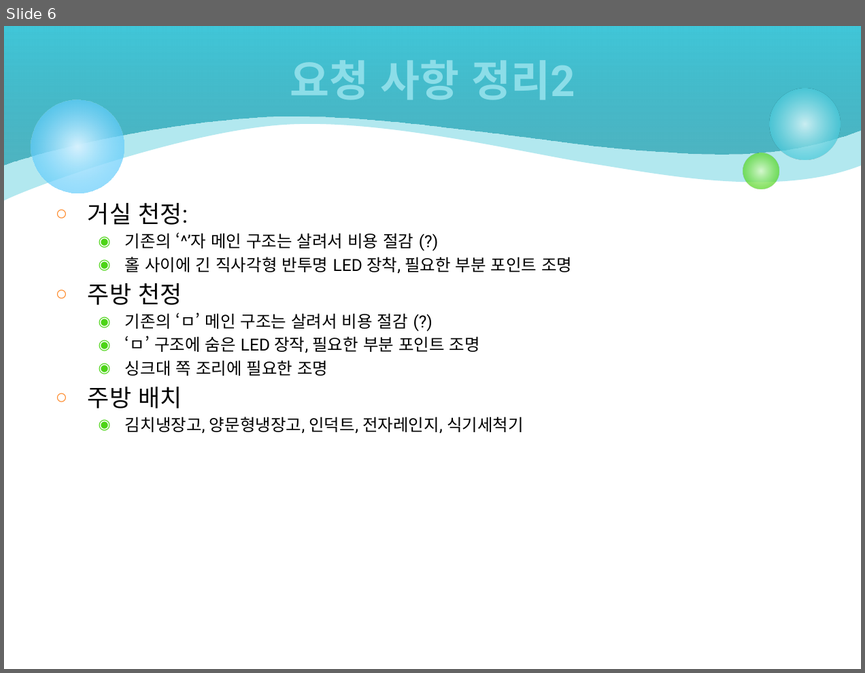
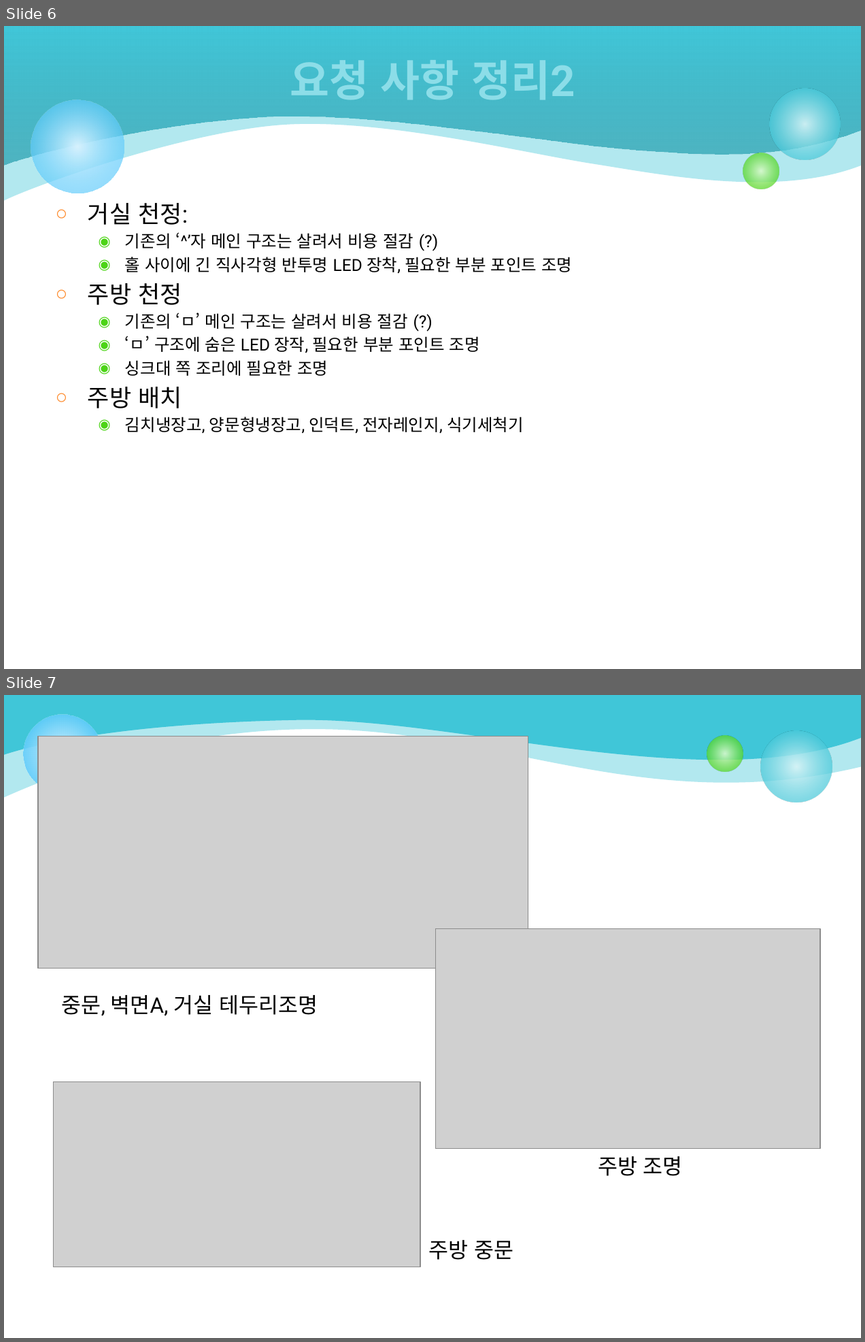
Before and after one commit to ketri-scs/4f_design, a slide deck: 100_컨셉 디자인/K220123_인테리어 컨셉 디자인 요청 사항 v0.8.pptx. Shown one above the other, each under a label of ours: slide 6 before the commit, slides 6 and 7 after it. The pictures are 865x673 and 865x1342 pixels, drawn with LibreOffice and Linux fonts; fonts in the diff are those of the drawing; grey boxes stand for pictures. Boxes give left, top, right and bottom in pixels: in the first picture for what was removed or moved away, otherwise in the second. Text is boxed around its words. In the diff, an @@ line names an element or a change of style, - is before the commit and + after.

```diff
--- a/100_컨셉 디자인/K220123_인테리어 컨셉 디자인 요청 사항 v0.8.pptx
+++ b/100_컨셉 디자인/K220123_인테리어 컨셉 디자인 요청 사항 v0.8.pptx
@@ slide 7 added at (x1=4, y1=695, x2=861, y2=1338), background #FFFFFF @@
@@ freeform shape added at (x1=4, y1=695, x2=861, y2=815), fill #40C6D8 at 40% opacity @@
@@ freeform shape added at (x1=4, y1=695, x2=861, y2=798), fill #40C6D8 @@
@@ ellipse added at (x1=24, y1=715, x2=102, y2=793), fill gradient #D6F2FE to #33BDFB @@
@@ ellipse added at (x1=706, y1=735, x2=742, y2=771), fill gradient #DAFACD to #4CD416 @@
@@ ellipse added at (x1=761, y1=731, x2=832, y2=802), fill gradient #D9F4F7 to #40C6D8 @@
@@ picture added at (x1=38, y1=736, x2=528, y2=968) @@
@@ picture added at (x1=436, y1=929, x2=821, y2=1149) @@
@@ text added at (x1=62, y1=995, x2=317, y2=1016), 18 pt, text #000000 @@
+중문, 벽면A, 거실 테두리조명
@@ picture added at (x1=54, y1=1081, x2=420, y2=1266) @@
@@ text added at (x1=598, y1=1156, x2=683, y2=1176), 18 pt, text #000000 @@
+주방 조명
@@ text added at (x1=428, y1=1240, x2=513, y2=1259), 18 pt, text #000000 @@
+주방 중문
```
Also in this commit, not shown: 1 slide changed, 1 other slide added.
